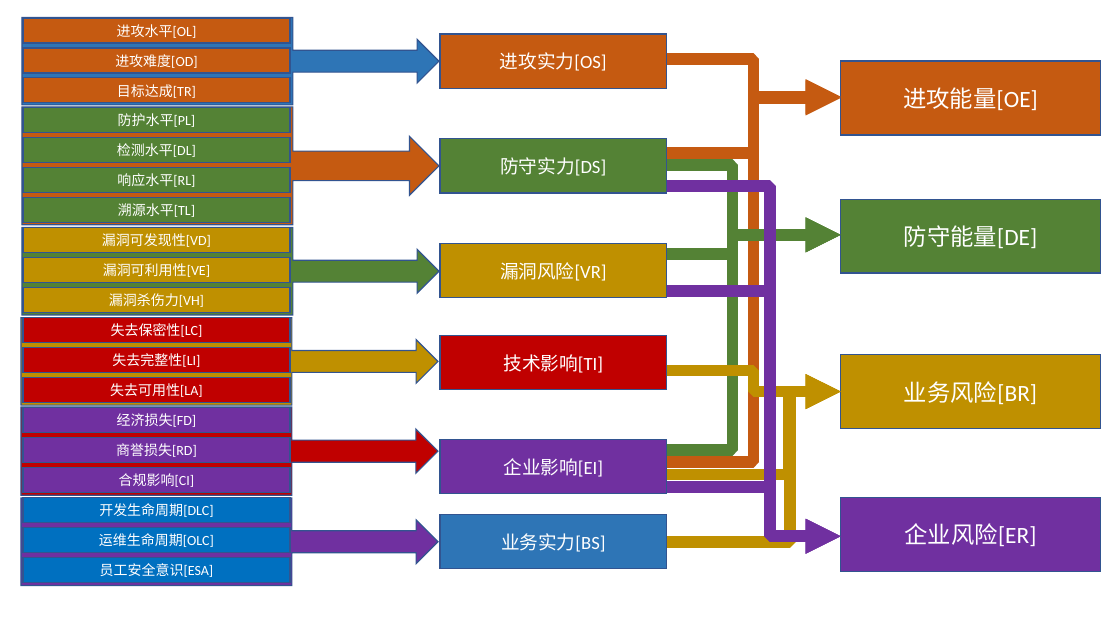
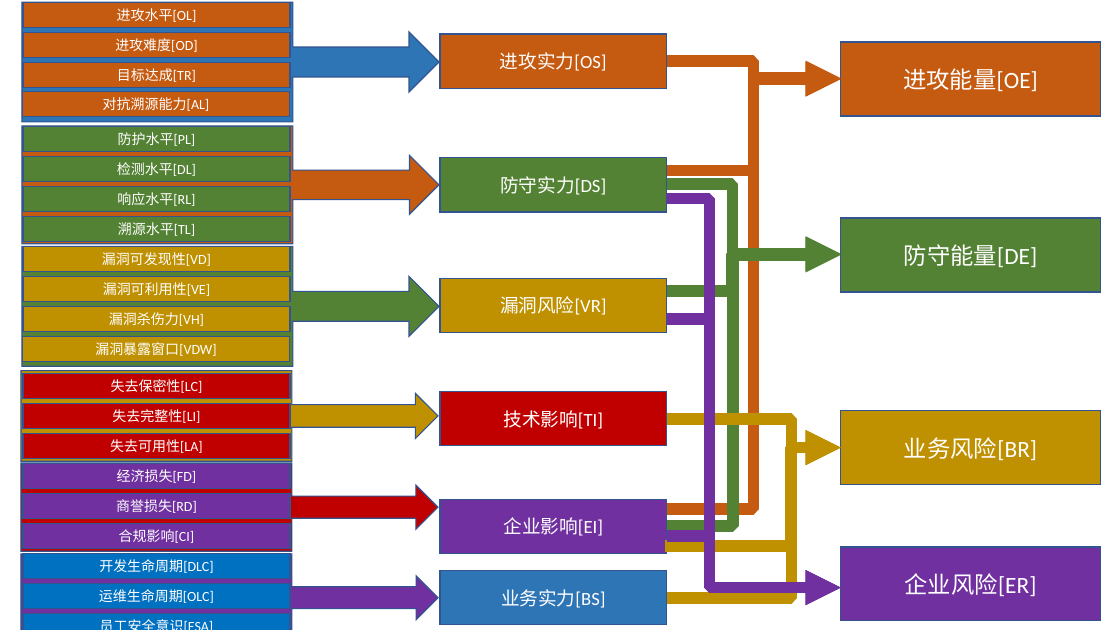
Before and after one commit to JDArmy/RTASS, a slide deck: slide 1 of design/计分.pptx. Drawn at 1120x630 pixels with LibreOffice and Linux fonts; fonts in the diff are those of the drawing. Boxes give left, top, right and bottom in pixels: in the first picture for what was removed or moved away, otherwise in the second. Text is boxed around its words. In the diff, an @@ line names an element or a change of style, - is before the commit and + after.

```diff
--- a/design/计分.pptx
+++ b/design/计分.pptx
@@ right arrow callout resized from (x1=22, y1=18, x2=439, y2=105) to (x1=22, y1=3, x2=439, y2=123) @@
@@ rectangle "进攻能量[OE]" moved from (x1=841, y1=61, x2=1101, y2=135) to (x1=841, y1=42, x2=1101, y2=116) @@
@@ 3 rectangles moved together from (x1=23, y1=18, x2=290, y2=103) to (x1=23, y1=3, x2=290, y2=88) @@
@@ elbow arrow moved from (667, 153) - (841, 97) to (667, 171) - (841, 79) @@
@@ elbow arrow moved from (667, 60) - (841, 97) to (667, 61) - (841, 79) @@
@@ elbow arrow moved from (667, 462) - (841, 98) to (667, 509) - (841, 78) @@
@@ rectangle added at (x1=23, y1=92, x2=290, y2=117), fill #C55A11, outline #325491 1 pt, 12 pt, text #FFFFFF @@
+对抗溯源能力[AL]
@@ 9 rectangles, 1 elbow arrow, 1 right arrow callout moved together from (x1=22, y1=107, x2=1101, y2=313) to (x1=22, y1=126, x2=1101, y2=332) @@
@@ elbow arrow moved from (667, 187) - (841, 536) to (667, 198) - (841, 587) @@
@@ right arrow callout resized from (x1=22, y1=228, x2=439, y2=315) to (x1=22, y1=246, x2=439, y2=366) @@
@@ elbow arrow moved from (667, 255) - (841, 235) to (667, 291) - (841, 254) @@
@@ elbow arrow moved from (667, 450) - (841, 235) to (667, 527) - (841, 255) @@
@@ rectangle "漏洞风险[VR]" moved from (x1=440, y1=244, x2=667, y2=297) to (x1=440, y1=278, x2=667, y2=332) @@
@@ elbow arrow moved from (667, 292) - (841, 536) to (667, 318) - (841, 587) @@
@@ rectangle added at (x1=23, y1=336, x2=290, y2=361), fill #BF9000, outline #325491 1 pt, 12 pt, text #FFFFFF @@
+漏洞暴露窗口[VDW]
@@ elbow arrow moved from (667, 371) - (841, 392) to (667, 419) - (841, 448) @@
@@ elbow arrow moved from (667, 475) - (841, 392) to (665, 546) - (841, 448) @@
@@ 12 rectangles, 3 right arrow callouts, 1 elbow arrow moved together from (x1=21, y1=318, x2=1101, y2=586) to (x1=21, y1=371, x2=1101, y2=630) @@
@@ rectangle "企业影响[EI]" moved from (x1=440, y1=439, x2=667, y2=493) to (x1=440, y1=499, x2=667, y2=553) @@
@@ elbow arrow moved from (667, 487) - (841, 536) to (667, 536) - (841, 587) @@
@@ rectangle "企业风险[ER]" moved from (x1=841, y1=497, x2=1101, y2=571) to (x1=841, y1=547, x2=1101, y2=621) @@
```
Also in this commit, not shown: 1 other file.
